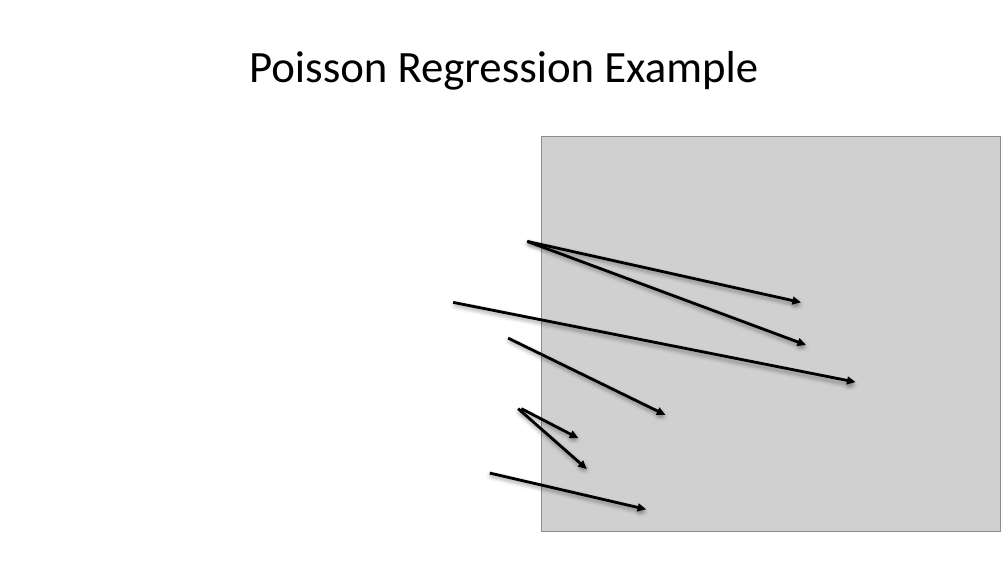
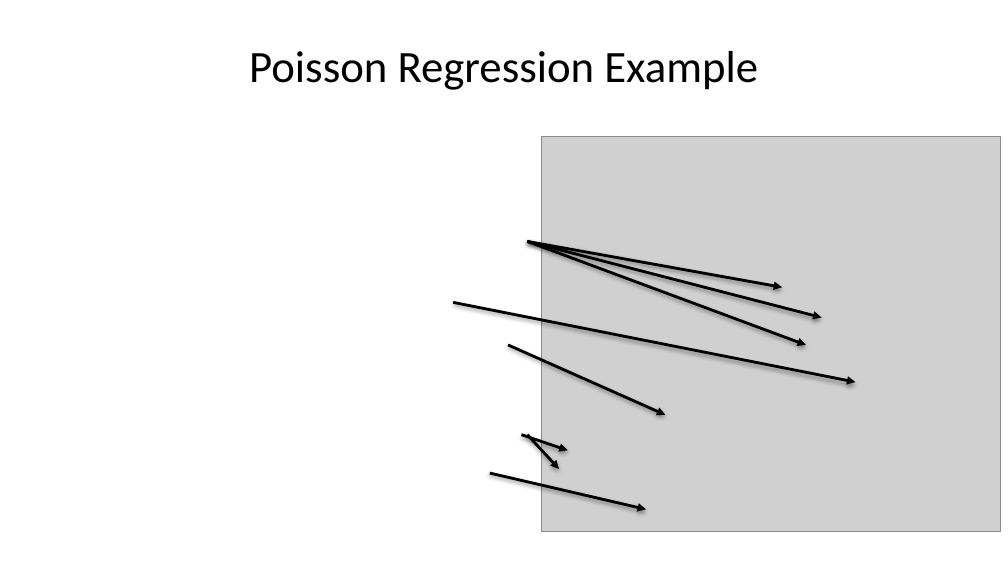
Before and after one commit to StephenElston/CSCI-E-83, a slide deck: slide 55 of LectureSlides/09_GeneralizingTheLinearModel.pptx (slide 53 before the commit). Drawn at 1008x567 pixels with LibreOffice and Linux fonts; fonts in the diff are those of the drawing; grey boxes stand for pictures. Boxes give left, top, right and bottom in pixels: in the first picture for what was removed or moved away, otherwise in the second. Text is boxed around its words. In the diff, an @@ line names an element or a change of style, - is before the commit and + after.

```diff
--- a/LectureSlides/09_GeneralizingTheLinearModel.pptx
+++ b/LectureSlides/09_GeneralizingTheLinearModel.pptx
@@ arrow moved from (527, 242) - (801, 302) to (527, 242) - (782, 287) @@
@@ arrow added from (527, 242) to (822, 318), #000000 2 pt @@
@@ arrow moved from (508, 338) - (665, 415) to (508, 345) - (665, 415) @@
@@ arrow moved from (521, 408) - (579, 438) to (521, 434) - (568, 451) @@
@@ arrow moved from (518, 408) - (587, 469) to (527, 434) - (559, 469) @@
```
Also in this commit, not shown: 5 other slides changed, 2 slides added.
